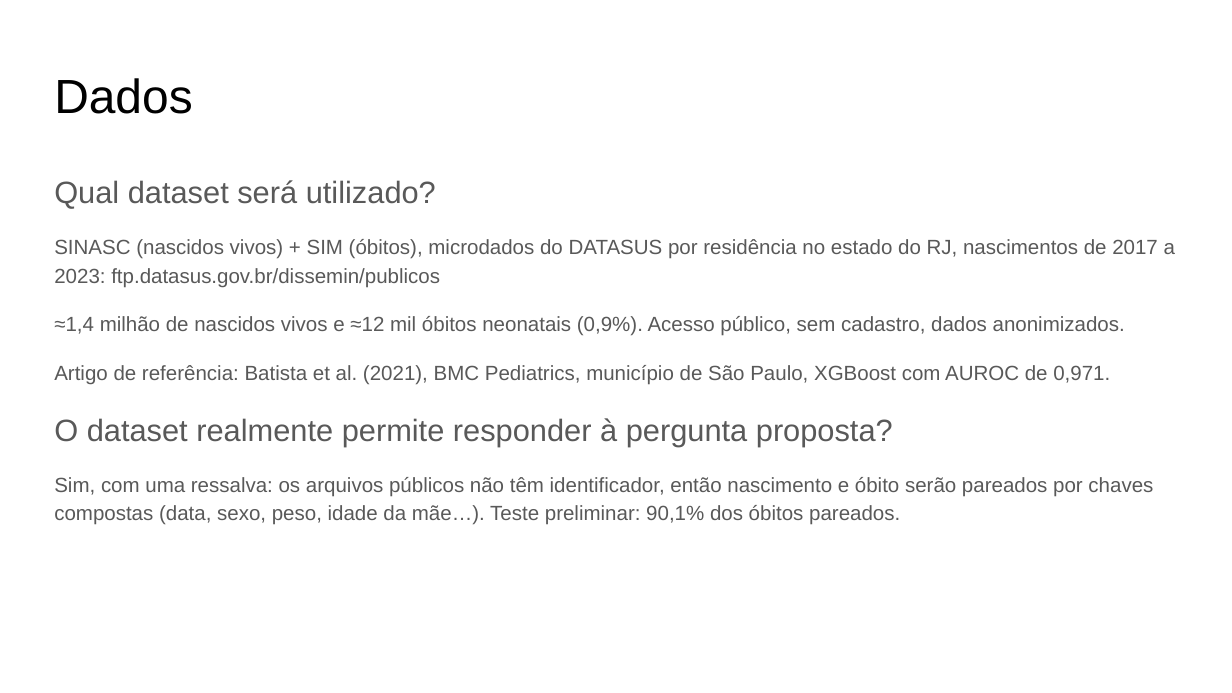
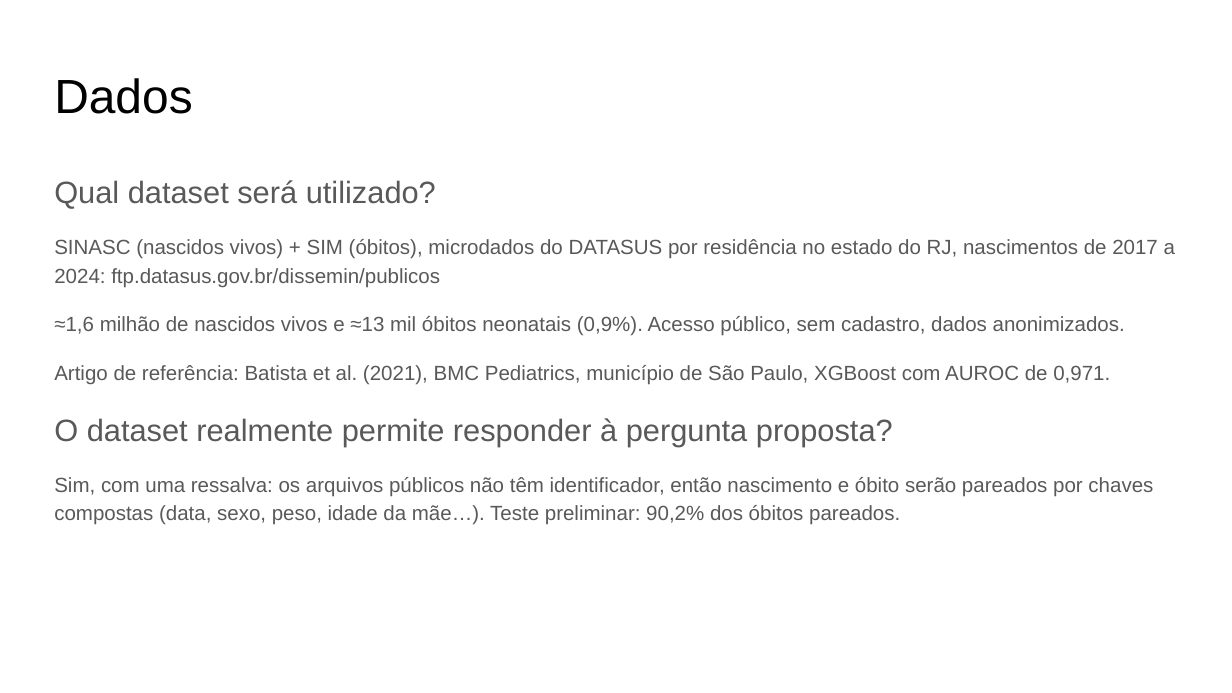
Before and after one commit to CledsonSilvaAraujo/mortalidade-neonatal-rj, a slide deck: slide 4 of slides/apresentacao_tema.odp. Drawn at 1232x693 pixels with LibreOffice and Linux fonts; fonts in the diff are those of the drawing. Boxes give left, top, right and bottom in pixels: in the first picture for what was removed or moved away, otherwise in the second. Text is boxed around its words. In the diff, an @@ line names an element or a change of style, - is before the commit and + after.

```diff
--- a/slides/apresentacao_tema.odp
+++ b/slides/apresentacao_tema.odp
@@ text at bbox=[54, 239, 1175, 336]: text changed @@
-SINASC (nascidos vivos) + SIM (óbitos), microdados do DATASUS por residência no estado do RJ, nascimentos de 2017 a 2023: ftp.datasus.gov.br/dissemin/publicos
-≈1,4 milhão de nascidos vivos e ≈12 mil óbitos neonatais (0,9%). Acesso público, sem cadastro, dados anonimizados.
+SINASC (nascidos vivos) + SIM (óbitos), microdados do DATASUS por residência no estado do RJ, nascimentos de 2017 a 2024: ftp.datasus.gov.br/dissemin/publicos
+≈1,6 milhão de nascidos vivos e ≈13 mil óbitos neonatais (0,9%). Acesso público, sem cadastro, dados anonimizados.
@@ text at bbox=[54, 477, 1153, 525]: text changed @@
-Sim, com uma ressalva: os arquivos públicos não têm identificador, então nascimento e óbito serão pareados por chaves compostas (data, sexo, peso, idade da mãe…). Teste preliminar: 90,1% dos óbitos pareados.
+Sim, com uma ressalva: os arquivos públicos não têm identificador, então nascimento e óbito serão pareados por chaves compostas (data, sexo, peso, idade da mãe…). Teste preliminar: 90,2% dos óbitos pareados.
```
Also in this commit, not shown: 1 other slide changed, 49 other files.
